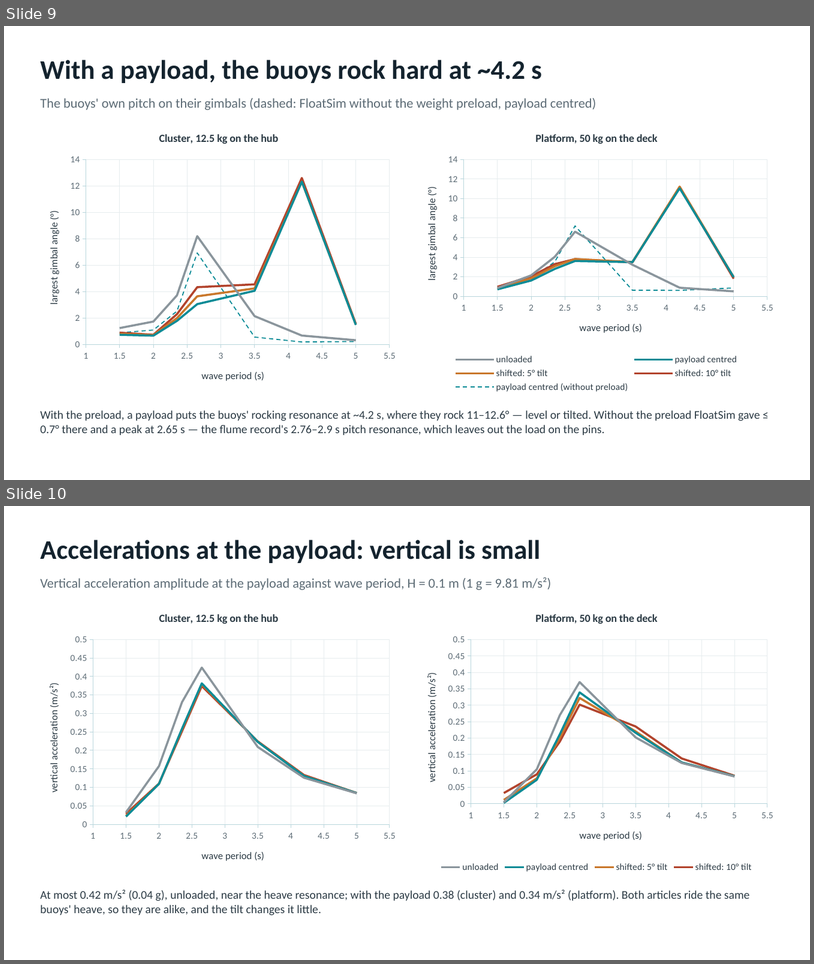
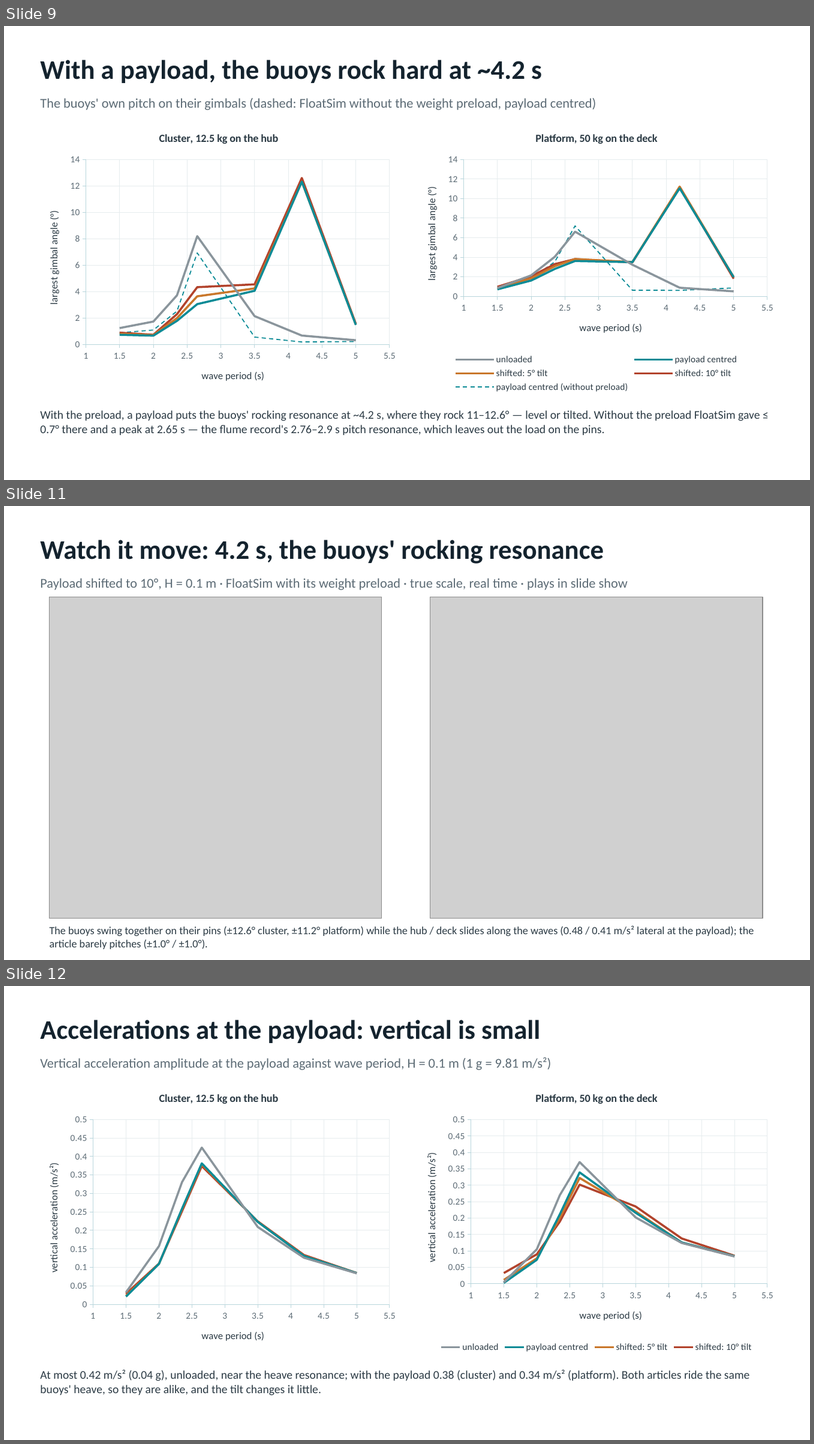
Before and after one commit to xabi80/HSP, a slide deck: studies/Payload_tilt_in_waves.pptx. Shown one above the other, each under a label of ours: slides 9 and 10 before the commit, slides 9, 11 and 12 after it; the slides between them are not shown. The pictures are 814x964 and 814x1444 pixels, drawn with LibreOffice and Linux fonts; fonts in the diff are those of the drawing; grey boxes stand for pictures. Boxes give left, top, right and bottom in pixels: in the first picture for what was removed or moved away, otherwise in the second. Text is boxed around its words. In the diff, an @@ line names an element or a change of style, - is before the commit and + after.

```diff
--- a/studies/Payload_tilt_in_waves.pptx
+++ b/studies/Payload_tilt_in_waves.pptx
@@ slide 11 added at box(4, 506, 810, 960), background #FFFFFF @@
@@ text added at box(40, 540, 604, 564), 32 pt, text #14232E, bold @@
+Watch it move: 4.2 s, the buoys' rocking resonance
@@ text added at box(40, 578, 628, 590), 16 pt, text #5C6B75 @@
+Payload shifted to 10°, H = 0.1 m · FloatSim with its weight preload · true scale, real time · plays in slide show
@@ picture added at box(50, 597, 382, 918) @@
@@ picture added at box(431, 597, 763, 918) @@
@@ text added at box(50, 925, 755, 949), 13 pt, text #2B3A44 @@
+The buoys swing together on their pins (±12.6° cluster, ±11.2° platform) while the hub / deck slides along the waves (0.48 / 0.41 m/s² lateral at the payload); the article barely pitches (±1.0° / ±1.0°).
@@ what was slide 10 is now slide 12 @@
```
Also in this commit, not shown: 1 other slide added, 10 other files.
